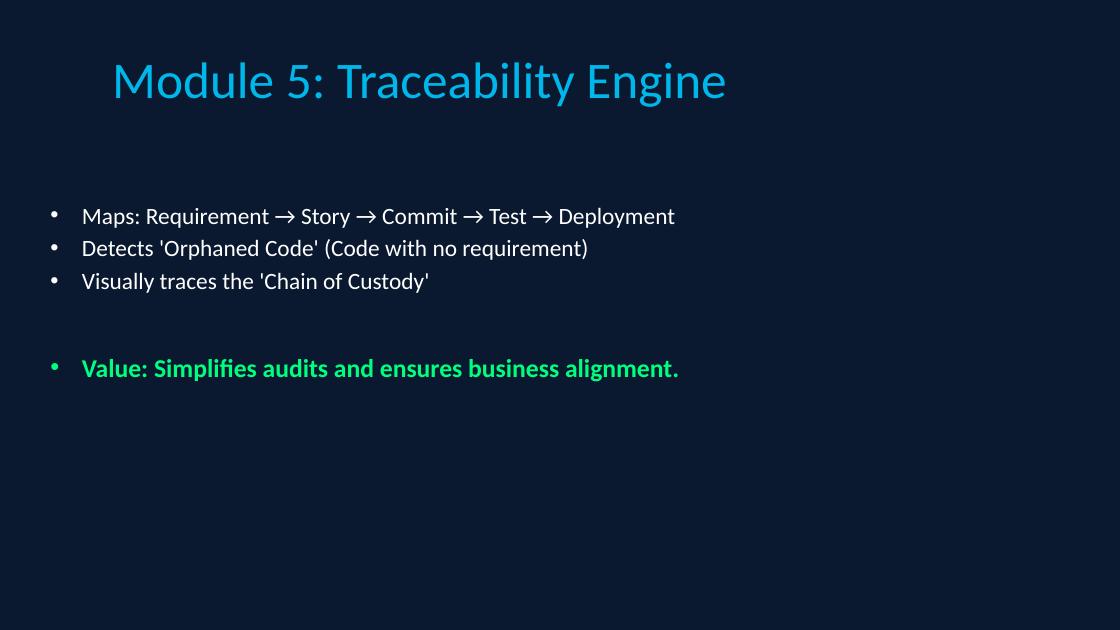
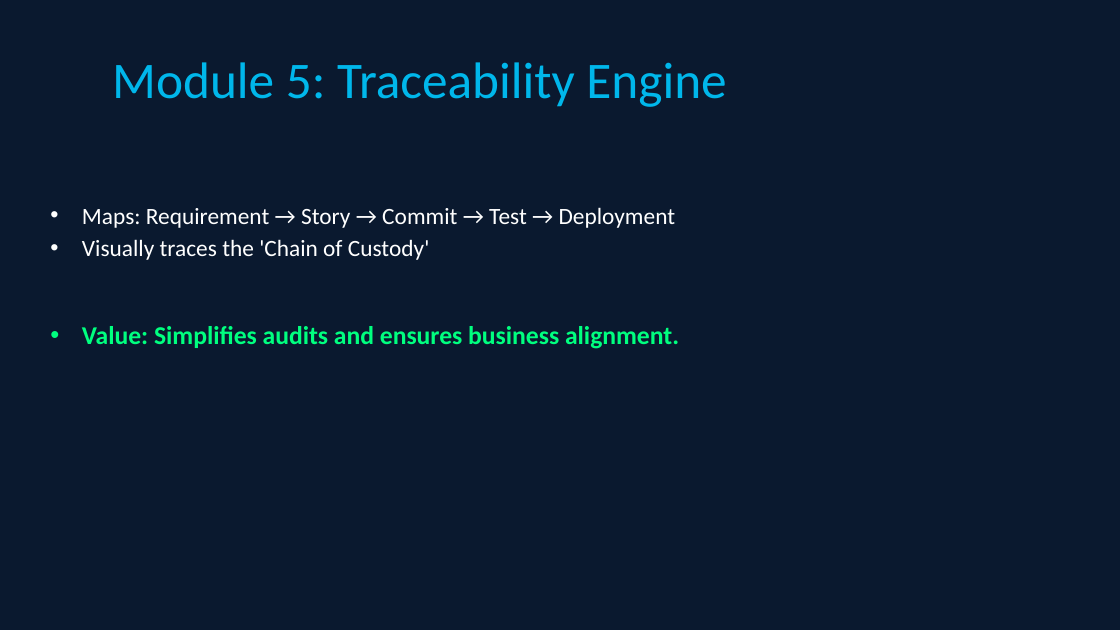
Before and after one commit to Manikandan180804/AI-Augmented-SDLC-platform, a slide deck: slide 9 of backend/AI_SDLC_Presentation.pptx. Drawn at 1120x630 pixels with LibreOffice and Linux fonts; fonts in the diff are those of the drawing. Boxes give left, top, right and bottom in pixels: in the first picture for what was removed or moved away, otherwise in the second. Text is boxed around its words. In the diff, an @@ line names an element or a change of style, - is before the commit and + after.

```diff
--- a/backend/AI_SDLC_Presentation.pptx
+++ b/backend/AI_SDLC_Presentation.pptx
@@ text at (x1=82, y1=239, x2=588, y2=260): paragraph removed @@
-• Detects 'Orphaned Code' (Code with no requirement)
```
Also in this commit, not shown: 8 other slides changed, 1 slide added, 1 slide removed, 3 other files.
